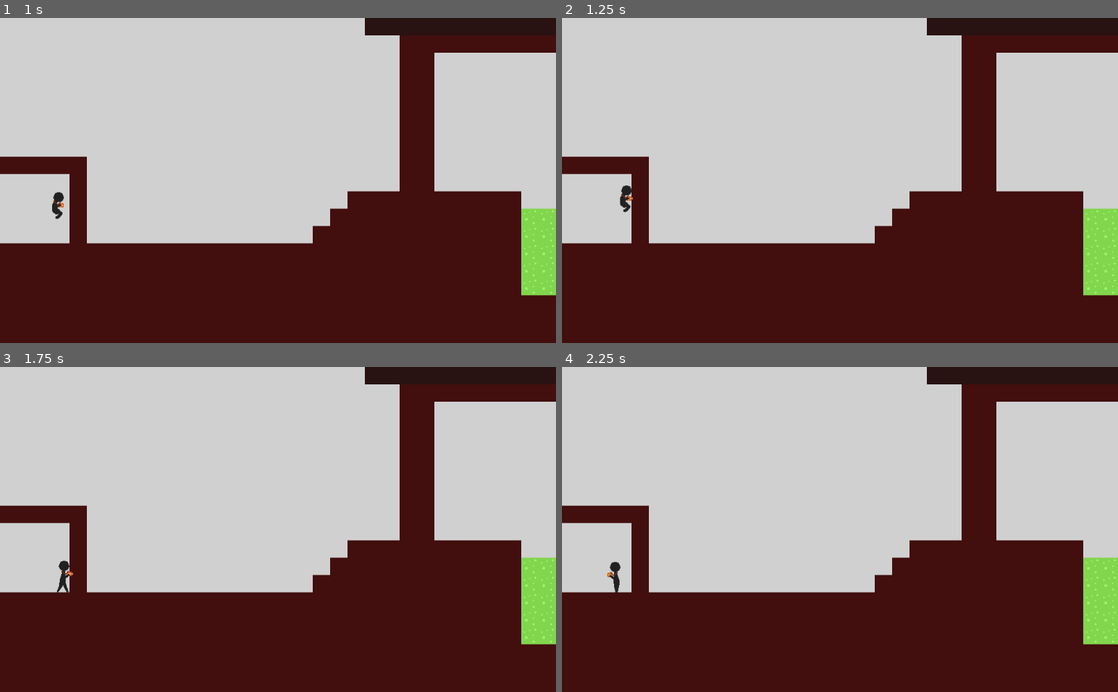
Above: before the commit, frames 1-4 (two rows, left to right).
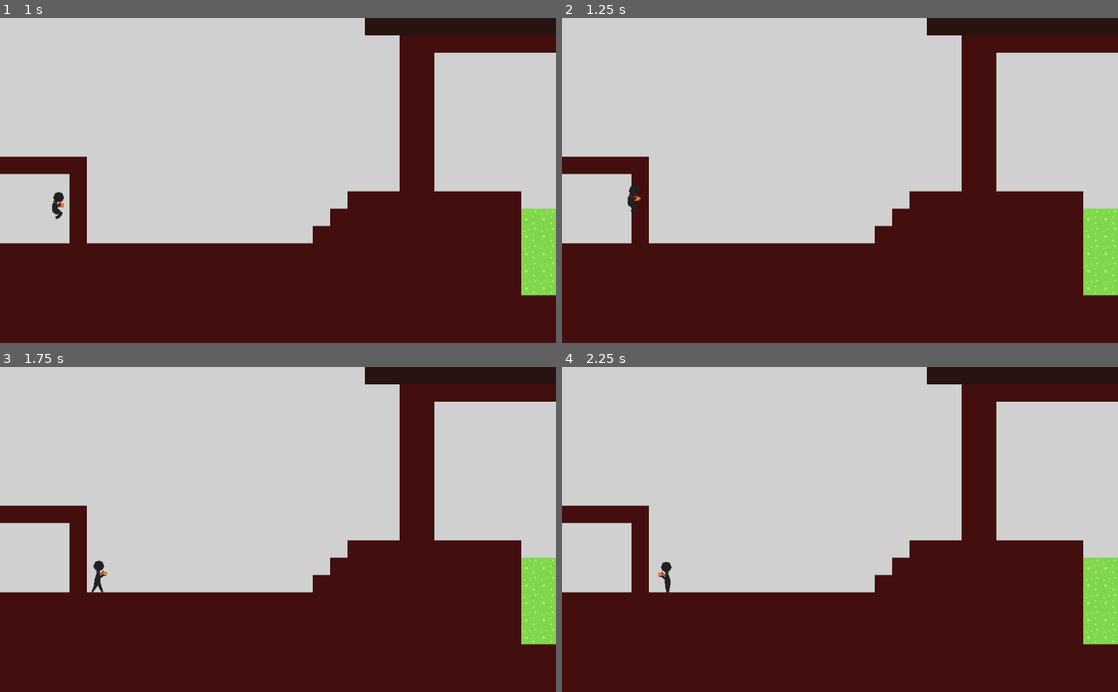
Above: after the commit, the same moments.

Repository: TheRealGecko/CameraMan
Game: Godot game, scene res://game.tscn
Same seed, same stepped clock (60 frames per second), same inputs: the game is played once before the commit and once after it. The project has no main scene, so this scene is started directly.
Inputs:
- Up to frame 1 (1 s): tap Enter at 0.5 s; hold Right (right) from 0.53 s (still down); tap Space (jump) at 0.77 s
- Up to frame 2 (1.25 s): keep holding Right (right)
- Up to frame 3 (1.75 s): keep holding Right (right); tap Space (jump) at 1.52 s
- Up to frame 4 (2.25 s): release Right (right) at 2.03 s; hold Left (left) from 2.03 s (still down)

Frame 1 is identical in both runs. In frame 2, 0.2% of the frame differs, in the area x 10-15%, y 51-60%; in frame 3, 0.3%, in the area x 10-20%, y 59-70%; in frame 4, 0.3%.

Commit message:
trying to make toggle work but failing

Diff:
--- a/game.gd
+++ b/game.gd
@@ -2,11 +2,24 @@
 
 onready var apoc_map = $Apocalyptic_TileMap
 onready var peace_map = $Peacful_TileMap
+onready var sprite = $player
 
 func _ready():
 	apoc_map.visible = true
 	peace_map.visible = false
+	sprite.set_collision_mask_bit(2, true)
+	sprite.set_collision_mask_bit(3, false)
 
+var click_timer = Timer.new()
 
-#func _process(delta):
-	#if Input.is_action_just_pressed()
+func _process(delta):
+	if Input.is_action_just_pressed("toggle"):
+		click_timer = get_tree().create_timer(0.1)
+	if  Input.is_action_pressed("toggle") and click_timer != null and click_timer.get_time_left() <= 0:
+		print("works!")
+		sprite.set_collision_mask_bit(2, !sprite.get_collision_mask_bit(2))
+		sprite.set_collision_mask_bit(3, !sprite.get_collision_mask_bit(3))
+		print(sprite.get_collision_mask_bit(3))
+		apoc_map.visible = !apoc_map.visible
+		peace_map.visible = !peace_map.visible
+		click_timer = null
--- a/game.tscn
+++ b/game.tscn
@@ -165,13 +165,16 @@
 tile_set = SubResource( 5 )
 cell_size = Vector2( 32, 32 )
 cell_custom_transform = Transform2D( 32, 0, 0, 32, 0, 0 )
+collision_layer = 2
+collision_mask = 2
 format = 1
 tile_data = PoolIntArray( -393187, 2, 0, -393186, 2, 0, -393185, 2, 0, -393184, 2, 0, -393183, 2, 0, -393182, 2, 0, -32 …(15660 unchanged characters)…
 
 [node name="Peacful_TileMap" type="TileMap" parent="."]
-visible = false
 tile_set = SubResource( 8 )
 cell_size = Vector2( 32, 32 )
+collision_layer = 4
+collision_mask = 4
 format = 1
 tile_data = PoolIntArray( 65559, 0, 0, 65560, 0, 0, 65561, 0, 0, 65562, 0, 0, 65563, 0, 0, 65564, 0, 0, 65565, 0, 0, 65 …(14270 unchanged characters)…
 
--- a/project.godot
+++ b/project.godot
@@ -30,6 +30,11 @@
 "events": [ Object(InputEventKey,"resource_local_to_scene":false,"resource_name":"","device":0,"alt":false,"shift":false,"control":false,"meta":false,"command":false,"pressed":false,"scancode":16777233,"physical_scancode":0,"unicode":0,"echo":false,"script":null)
  ]
 }
+toggle={
+"deadzone": 0.5,
+"events": [ Object(InputEventKey,"resource_local_to_scene":false,"resource_name":"","device":0,"alt":false,"shift":false,"control":false,"meta":false,"command":false,"pressed":false,"scancode":32,"physical_scancode":0,"unicode":0,"echo":false,"script":null)
+ ]
+}
 
 [physics]
 
